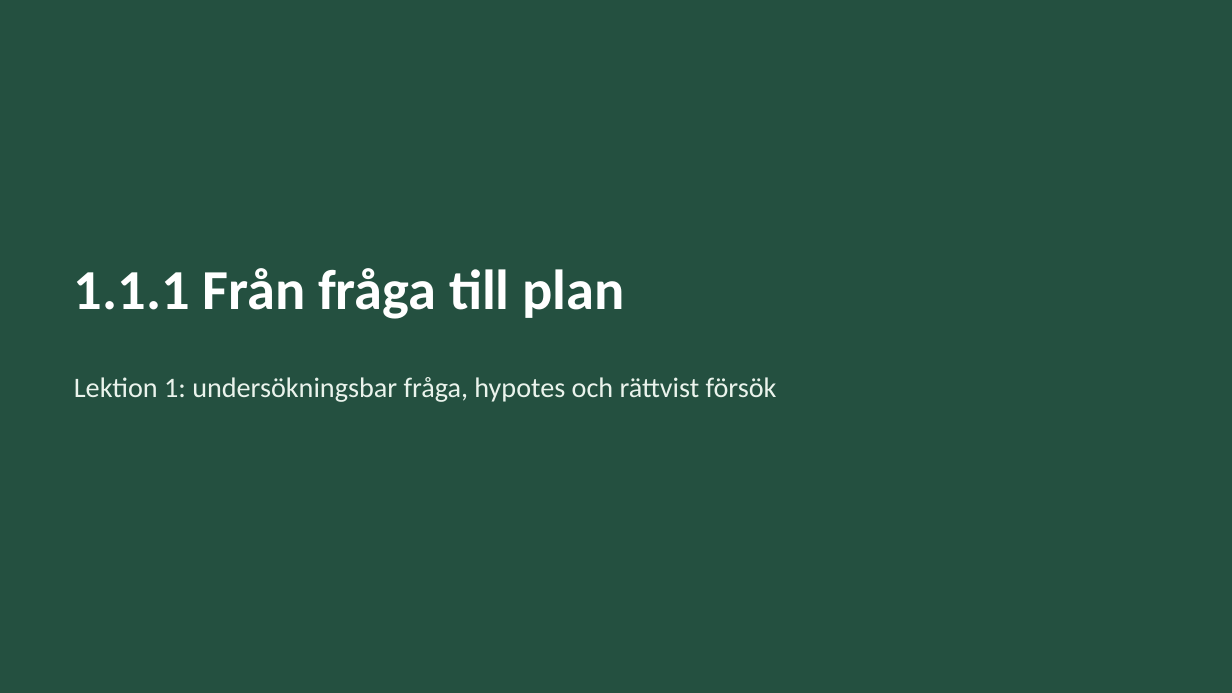
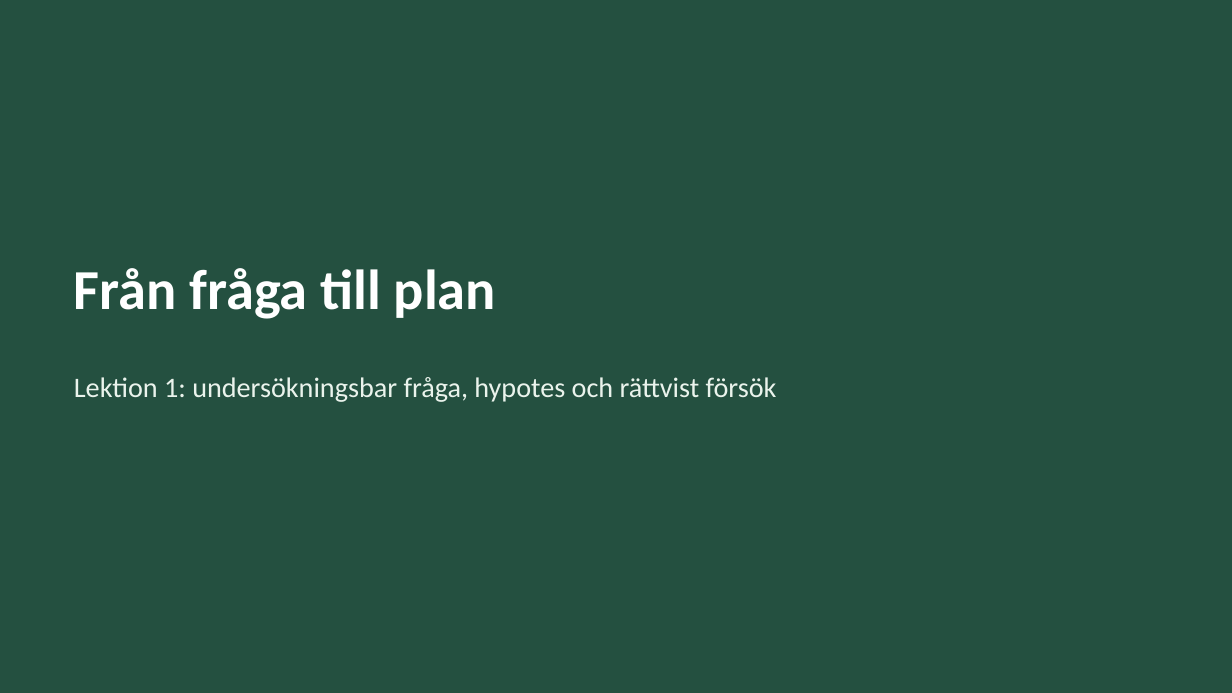
Before and after one commit to sweviktor95/pluggis, a slide deck: slide 2 of planering/biologi-omrade1/biologi-1-1-undersoka-systematiskt.pptx. Drawn at 1232x693 pixels with LibreOffice and Linux fonts; fonts in the diff are those of the drawing. Boxes give left, top, right and bottom in pixels: in the first picture for what was removed or moved away, otherwise in the second. Text is boxed around its words. In the diff, an @@ line names an element or a change of style, - is before the commit and + after.

```diff
--- a/planering/biologi-omrade1/biologi-1-1-undersoka-systematiskt.pptx
+++ b/planering/biologi-omrade1/biologi-1-1-undersoka-systematiskt.pptx
@@ title at box(74, 268, 496, 319): text changed @@
-1.1.1 Från fråga till plan
+Från fråga till plan
```
Also in this commit, not shown: 6 other slides changed, 14 other files.
